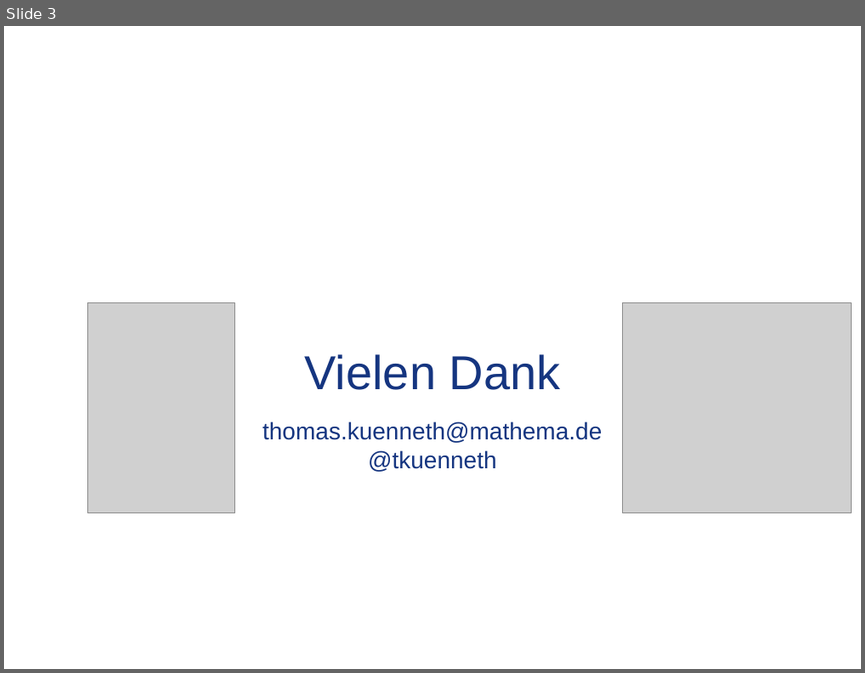
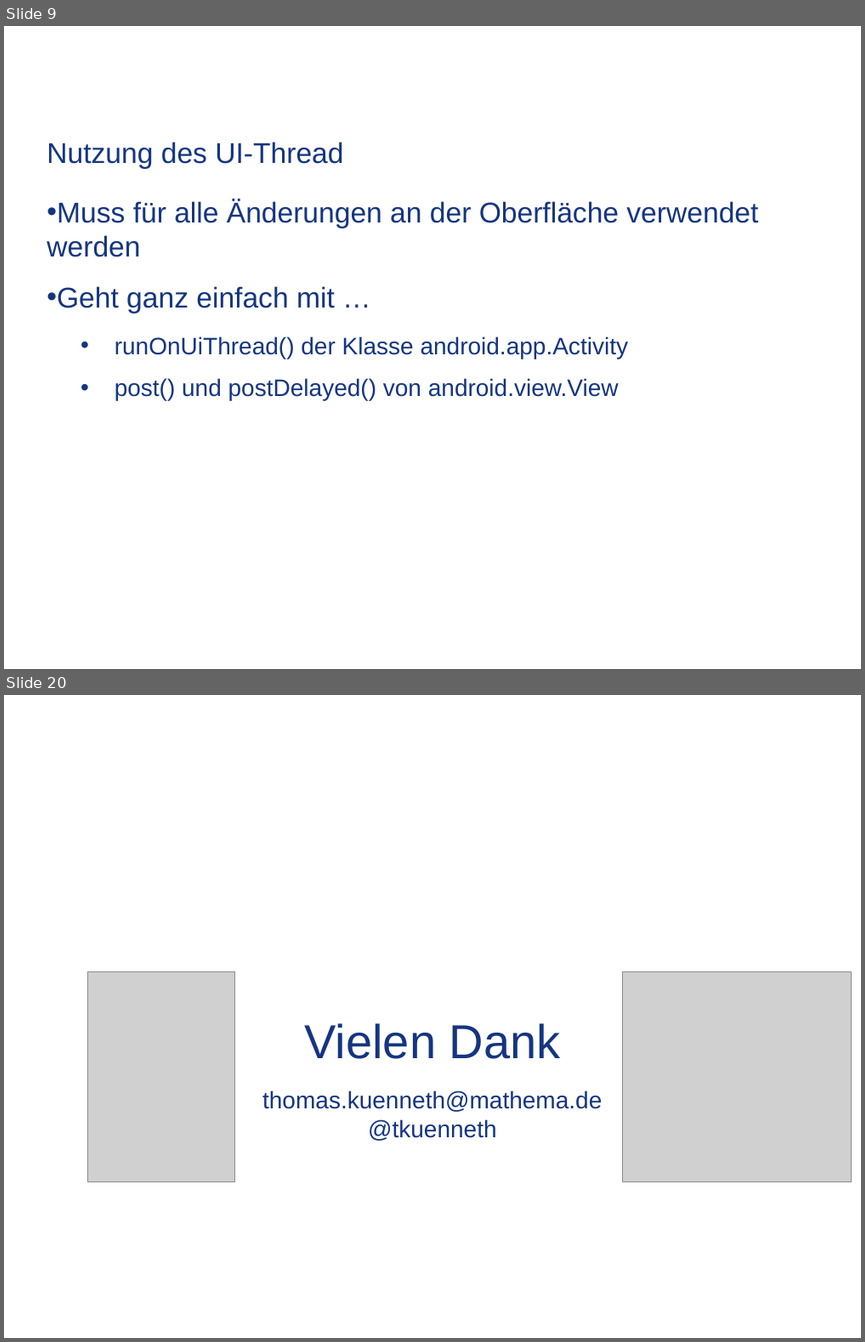
Before and after one commit to tkuenneth/Xamarin_Talks, a slide deck: Slides/DWX 2017.pptx. Shown one above the other, each under a label of ours: slide 3 before the commit, slides 9 and 20 after it; the slides between them are not shown. The pictures are 865x673 and 865x1342 pixels, drawn with LibreOffice and Linux fonts; fonts in the diff are those of the drawing; grey boxes stand for pictures; background and template pictures are left out. Boxes give left, top, right and bottom in pixels: in the first picture for what was removed or moved away, otherwise in the second. Text is boxed around its words. In the diff, an @@ line names an element or a change of style, - is before the commit and + after.

```diff
--- a/Slides/DWX 2017.pptx
+++ b/Slides/DWX 2017.pptx
@@ slide 9 added at box(4, 26, 861, 669), background picture (left out) @@
@@ title added at box(46, 142, 343, 169), 24 pt, text #153580 @@
+Nutzung des UI-Thread
@@ text added at box(46, 199, 758, 400), 20 pt, text #153580 @@
+• Muss für alle Änderungen an der Oberfläche verwendet werden
+• Geht ganz einfach mit …
+  • runOnUiThread() der Klasse android.app.Activity
+  • post() und postDelayed() von android.view.View
@@ what was slide 3 is now slide 20 @@
```
Also in this commit, not shown: 16 other slides added.
